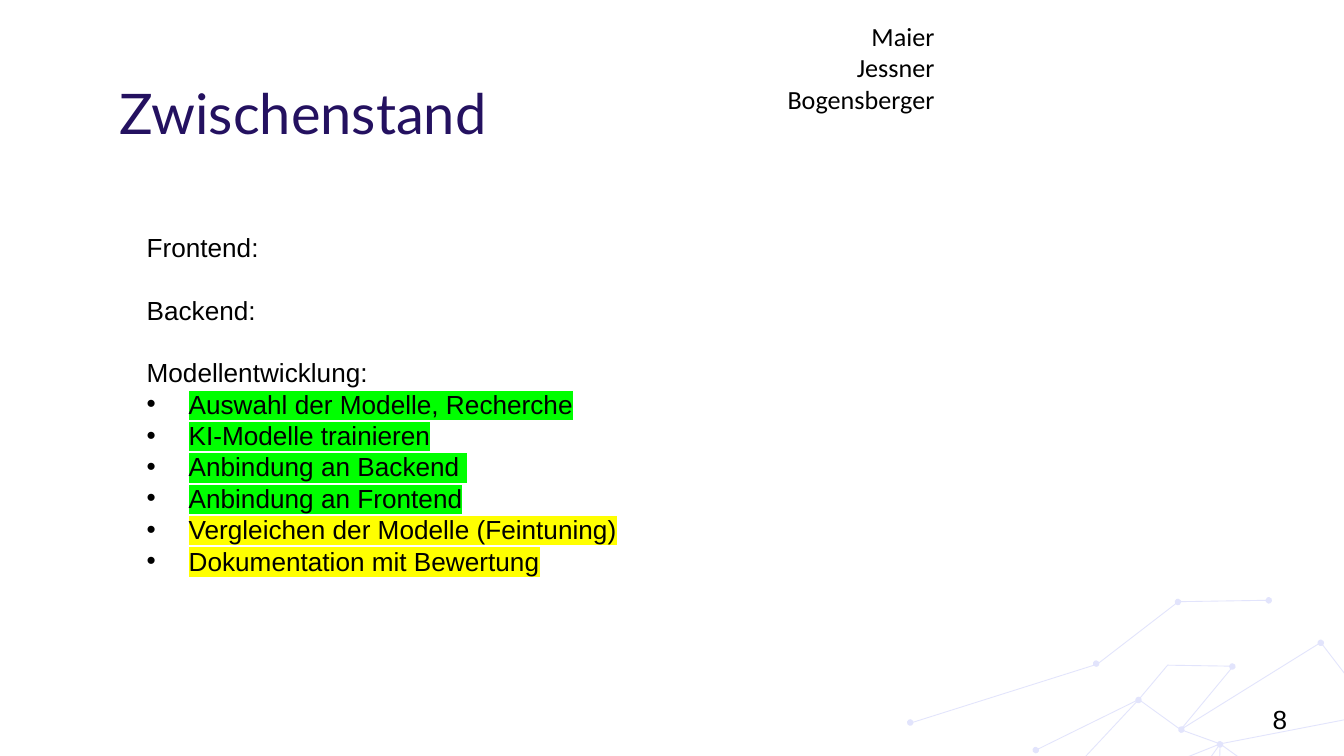
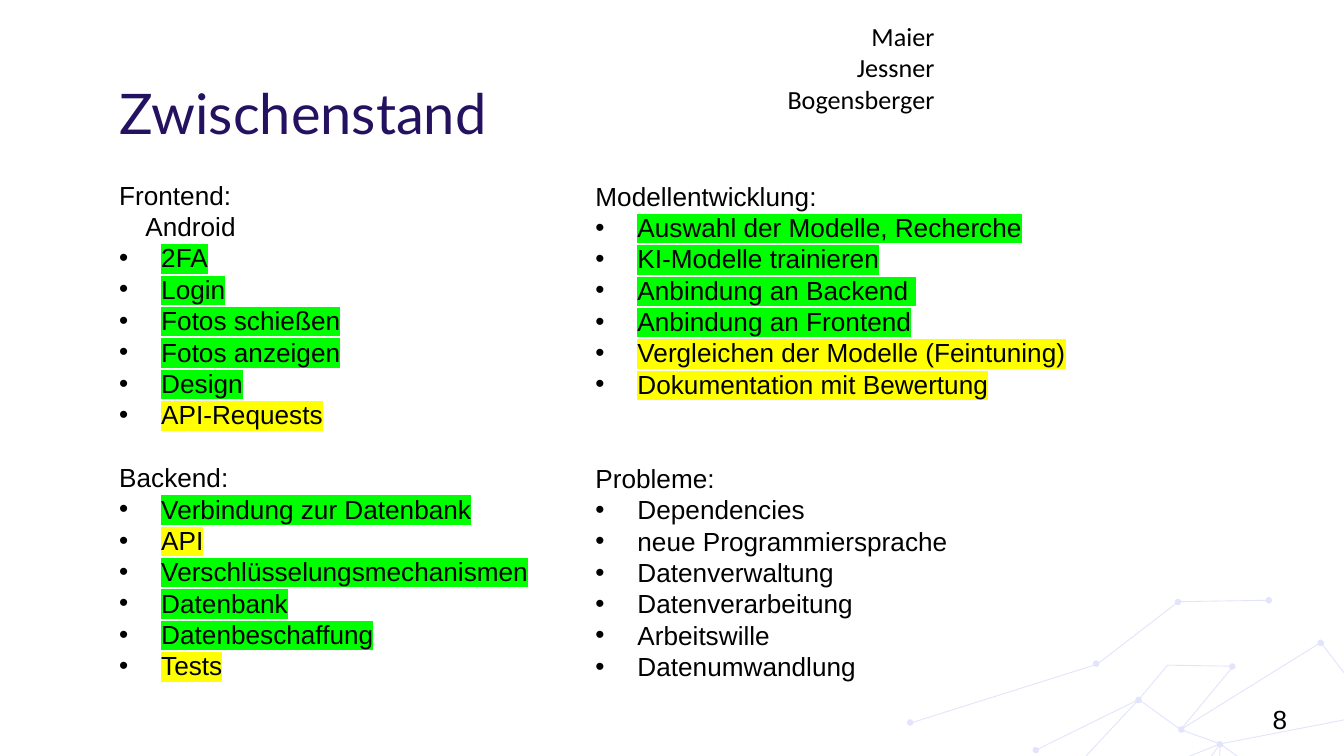
Before and after one commit to huthuthiddeli/DermaAI, a slide deck: slide 8 of documents/DA11_DermaAI_Präsentation2.pptx. Drawn at 1344x756 pixels with LibreOffice and Linux fonts; fonts in the diff are those of the drawing; background and template pictures are left out. Boxes give left, top, right and bottom in pixels: in the first picture for what was removed or moved away, otherwise in the second. Text is boxed around its words. In the diff, an @@ line names an element or a change of style, - is before the commit and + after.

```diff
--- a/documents/DA11_DermaAI_Präsentation2.pptx
+++ b/documents/DA11_DermaAI_Präsentation2.pptx
@@ text "Modellentwicklung:": place and size @@
-text "Modellentwicklung:" at bbox=[147, 238, 617, 576]
+text "Modellentwicklung:" at bbox=[595, 187, 1065, 682]
@@ text added at bbox=[119, 186, 528, 676], 14 pt, text #000000 @@
+Frontend:
+Android
+• 2FA
+• Login
+• Fotos schießen
+• Fotos anzeigen
+• Design
+• API-Requests
+Backend:
+• Verbindung zur Datenbank
+• API
+• Verschlüsselungsmechanismen
+• Datenbank
+• Datenbeschaffung
+• Tests
@@ text at bbox=[147, 238, 259, 321]: paragraphs removed @@
-Frontend:
-Backend:
@@ text at bbox=[595, 469, 947, 682]: paragraphs added @@
+Probleme:
+• Dependencies
+• neue Programmiersprache
+• Datenverwaltung
+• Datenverarbeitung
+• Arbeitswille
+• Datenumwandlung
```
Also in this commit, not shown: 3 other slides changed, 2 slides added, 1 slide removed, 2 other files.
